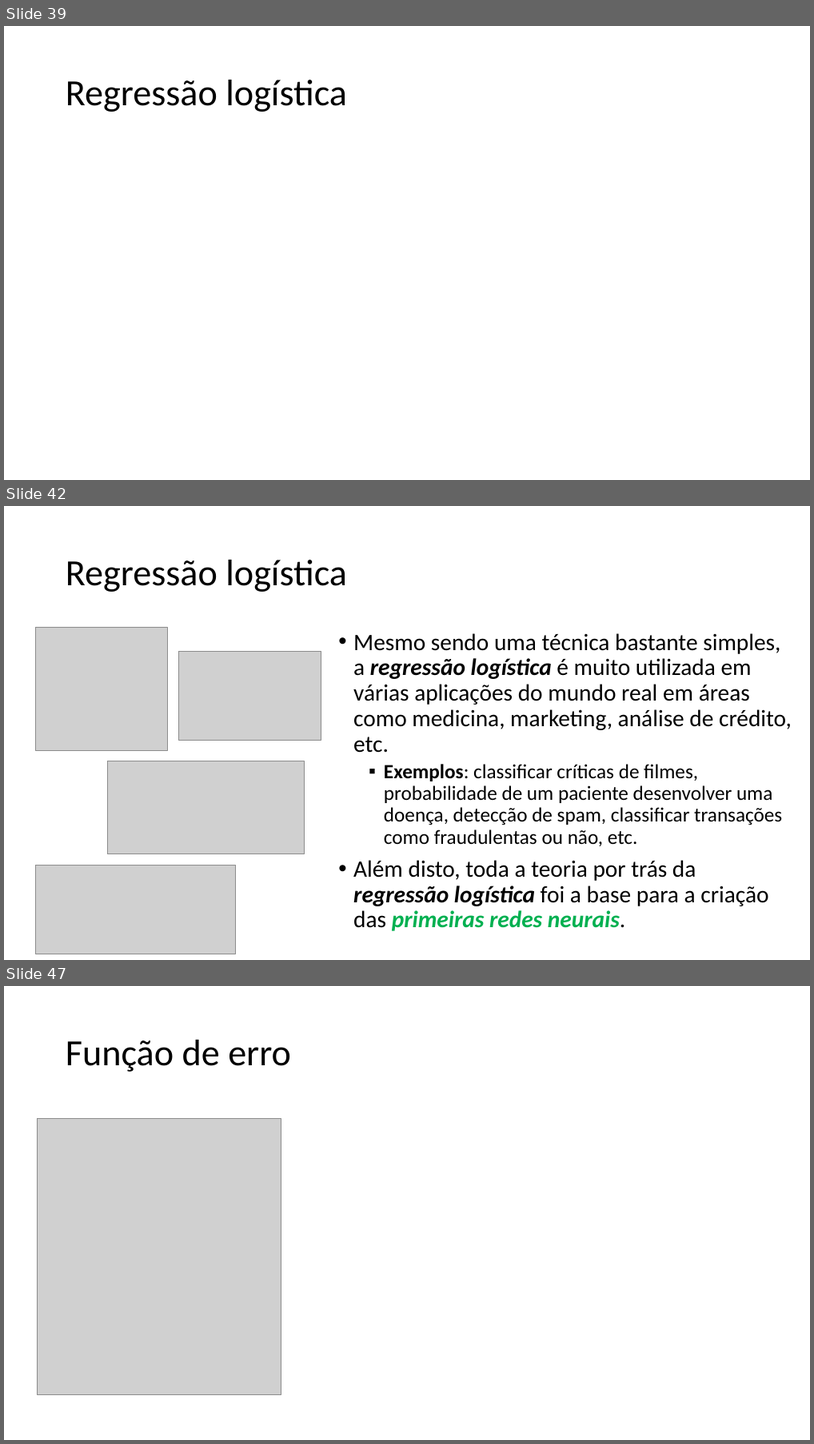
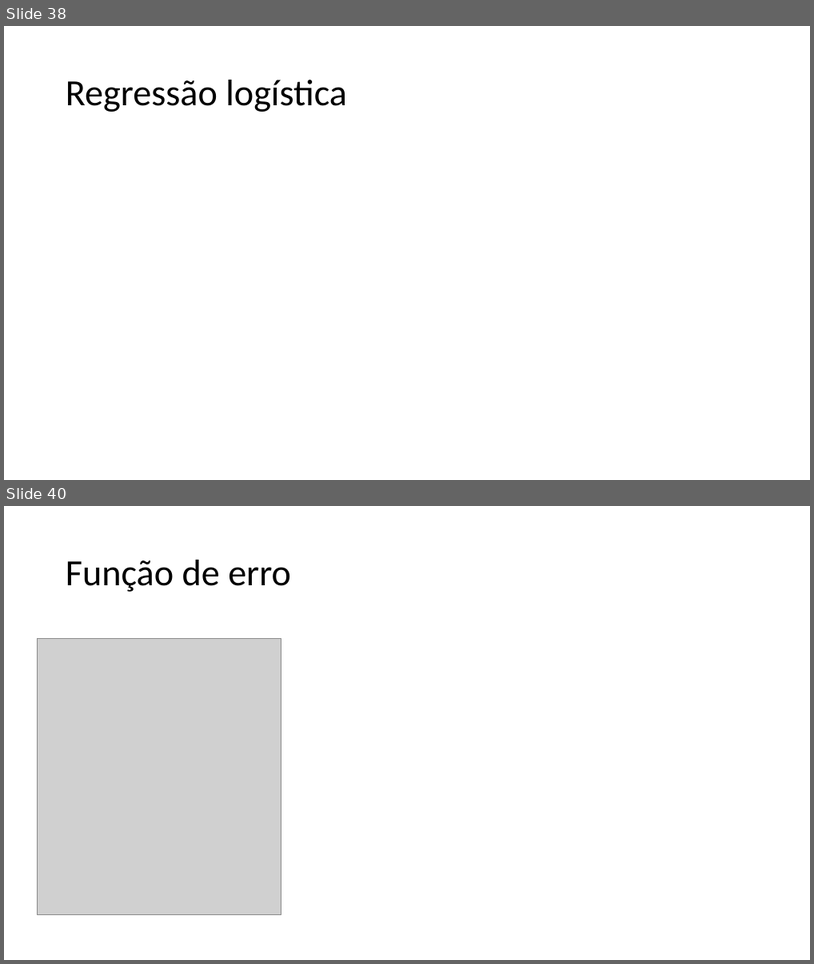
Before and after one commit to zz4fap/c24_inteligencia_artificial, a slide deck: slides/C24_Classificação.pptx. Shown one above the other, each under a label of ours: slides 39, 42 and 47 before the commit, slides 38 and 40 after it; the slides between them are not shown. The pictures are 814x1444 and 814x964 pixels, drawn with LibreOffice and Linux fonts; fonts in the diff are those of the drawing; grey boxes stand for pictures. Boxes give left, top, right and bottom in pixels: in the first picture for what was removed or moved away, otherwise in the second. Text is boxed around its words. In the diff, an @@ line names an element or a change of style, - is before the commit and + after.

```diff
--- a/slides/C24_Classificação.pptx
+++ b/slides/C24_Classificação.pptx
@@ slide 42 removed at [4,506,810,960], background #FFFFFF @@
@@ title removed at [66,560,347,592] @@
-Regressão logística
@@ picture removed at [36,627,168,751] @@
@@ text removed at [354,633,792,931] @@
-• Mesmo sendo uma técnica bastante simples, a regressão logística é muito utilizada em várias aplicações do mundo real em áreas como medicina, marketing, análise de crédito, etc.
-  ▪ Exemplos: classificar críticas de filmes, probabilidade de um paciente desenvolver uma doença, detecção de spam, classificar transações como fraudulentas ou não, etc.
-• Além disto, toda a teoria por trás da regressão logística foi a base para a criação das primeiras redes neurais.
@@ picture removed at [179,651,322,740] @@
@@ picture removed at [107,761,305,854] @@
@@ picture removed at [36,864,236,954] @@
@@ what was slide 39 is now slide 38 @@
@@ what was slide 47 is now slide 40 @@
```
Also in this commit, not shown: 2 slides changed, 6 slides added, 7 other slides removed.
